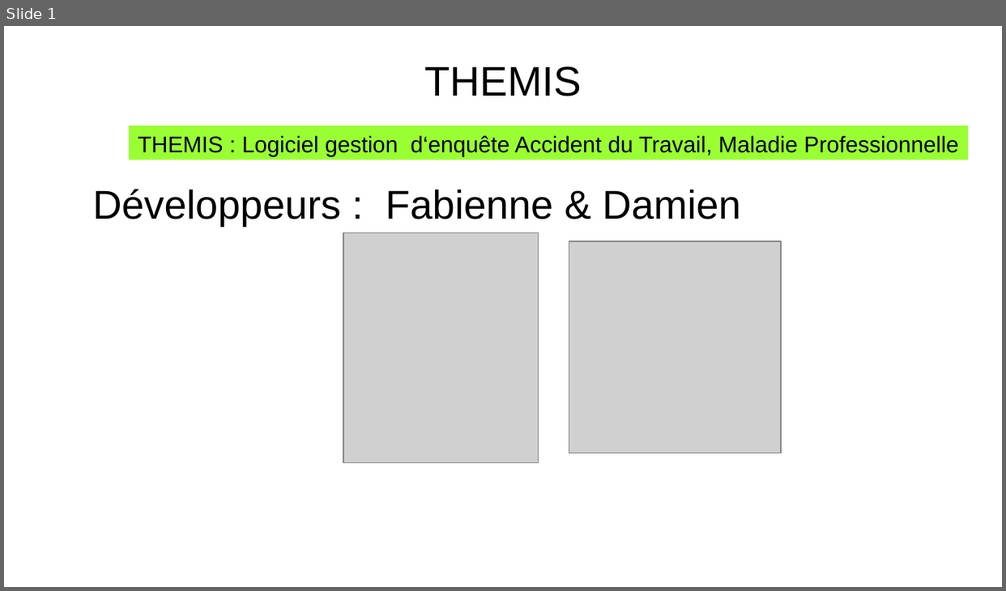
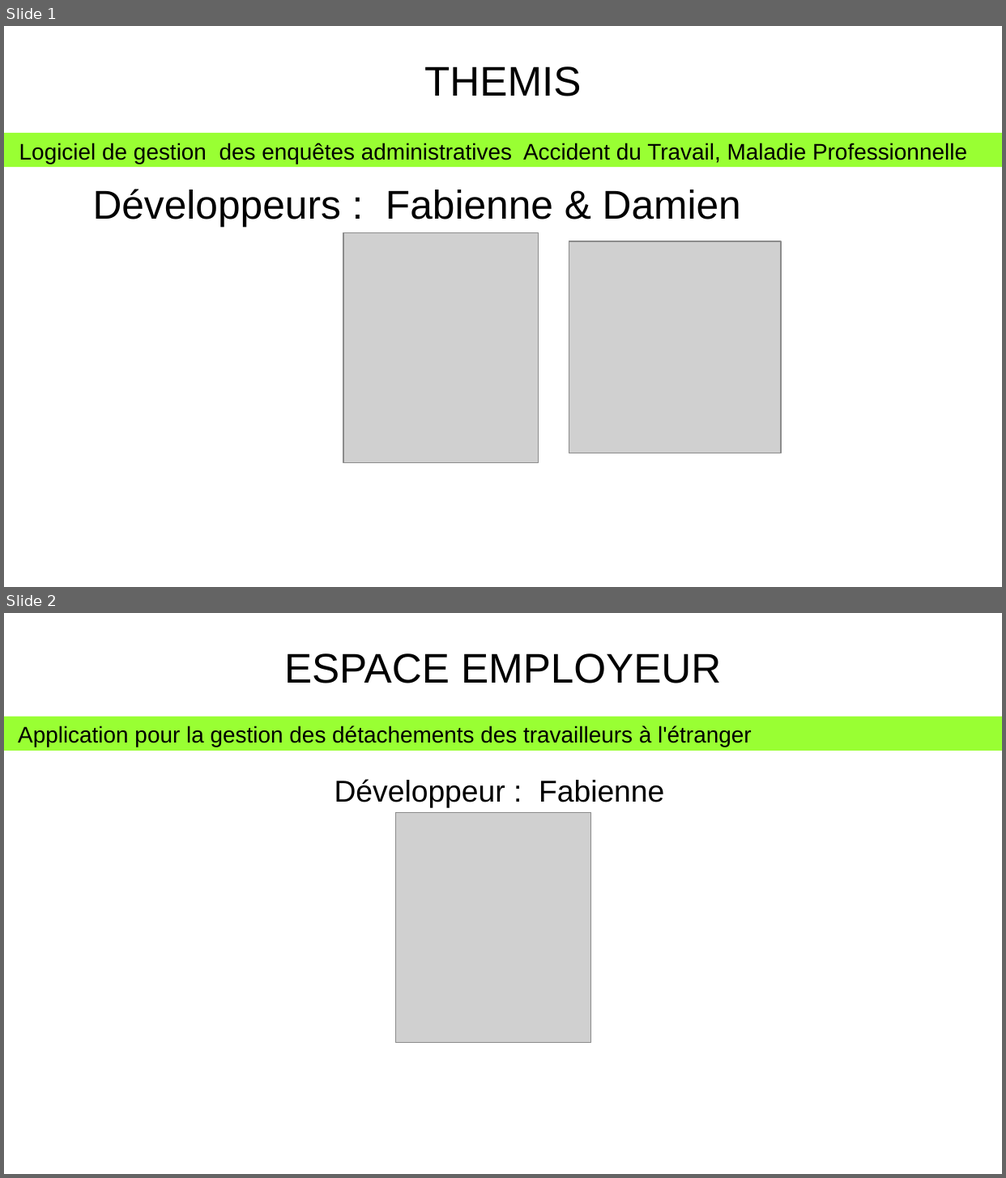
Before and after one commit to heylve/current, a slide deck: journee_metier/applications_présentation.odp. Shown one above the other, each under a label of ours: slide 1 before the commit, slides 1 and 2 after it. The pictures are 1006x591 and 1006x1178 pixels, drawn with LibreOffice and Linux fonts; fonts in the diff are those of the drawing; grey boxes stand for pictures; background and template pictures are left out. Boxes give left, top, right and bottom in pixels: in the first picture for what was removed or moved away, otherwise in the second. Text is boxed around its words. In the diff, an @@ line names an element or a change of style, - is before the commit and + after.

```diff
--- a/journee_metier/applications_présentation.odp
+++ b/journee_metier/applications_présentation.odp
@@ slide 2 added at bbox=[4, 613, 1002, 1174], background picture (left out) @@
@@ title added at bbox=[284, 653, 721, 683], 33 pt, text #000000 @@
+ESPACE EMPLOYEUR
@@ rectangle added at bbox=[4, 716, 1002, 751], fill #99FF33, 18 pt, text #000000 @@
+Application pour la gestion des détachements des travailleurs à l'étranger
@@ text added at bbox=[334, 779, 664, 808], 24 pt, text #000000 @@
+Développeur : Fabienne
@@ picture added at bbox=[396, 812, 592, 1042] @@
@@ slide 1 changed as well @@
@@ rectangle "Logiciel de gestion des enquêtes ...": place and size @@
-rectangle "Logiciel de gestion des enquêtes ..." at bbox=[129, 126, 969, 160]
+rectangle "Logiciel de gestion des enquêtes ..." at bbox=[4, 133, 1002, 167]
@@ text in rectangle at bbox=[19, 143, 967, 164]: text changed @@
-THEMIS : Logiciel gestion d‘enquête Accident du Travail, Maladie Professionnelle
+Logiciel de gestion des enquêtes administratives Accident du Travail, Maladie Professionnelle
```
Also in this commit, not shown: 5 other slides changed, 1 other slide added, 1 slide removed, 6 other files.
